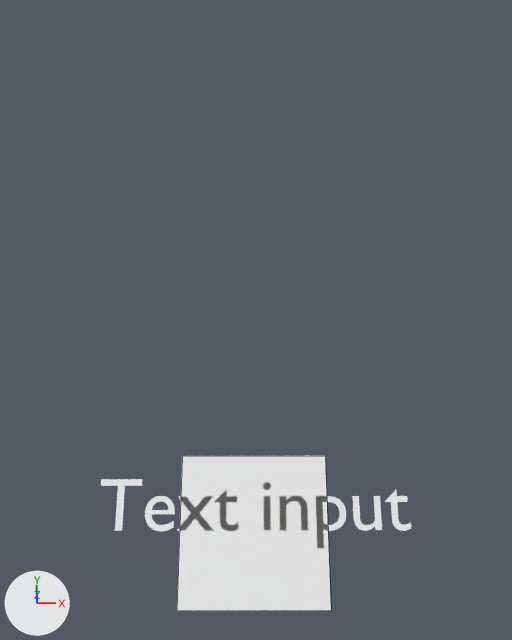
One commit to the Blender file blender_projects/f1.blend: the scene before it, then after it.
Both versions are drawn from a camera (50 mm lens) standing at (0.03, -0.71, 9.96) and looking at (0.04, 3.11, -0.24). The axes (+X, +Y, +Z) are drawn at lower left. The lights are the same throughout. Mesh edges are drawn as thin lines on the coarser meshes.

Objects in the first picture: 'MyMeshObject', 'MyTextObject'.
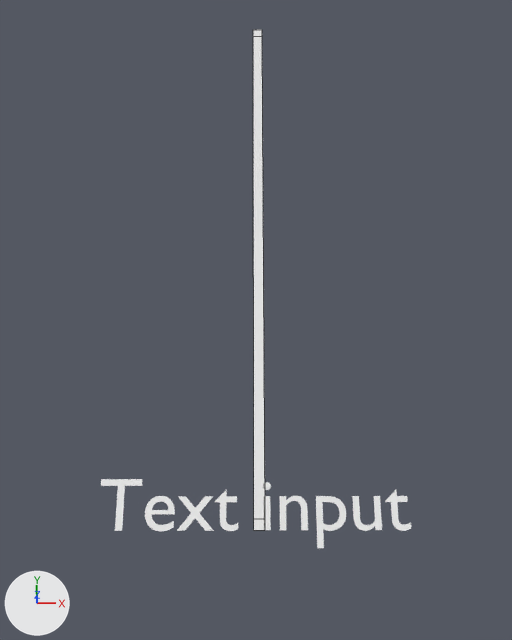
Pixel boxes [x1, y1, x2, y2] of what changed, in the pictures (512 x 640 px):
'MyMeshObject', deleted
    before: [177, 456, 331, 611]
'meshObject_P1', added
    after: [253, 36, 265, 519]
'meshObject_P1C1', added
    after: [254, 519, 265, 530]
'meshObject_P1C2', added
    after: [253, 30, 262, 36]

What changed in the scene script:
```text
Add me_meshdata_p1c2:
    me_meshdata_p1c2.from_pydata([(0.0, 8.35, 0.0), (0.0, 8.5, 0.0), (0.15, 8.5, 0.0), (0.15, 8.35, 0.0)], [], [(0, 1, 2, 3)])
Add me_meshdata_p1:
    me_meshdata_p1.from_pydata([(0.0, 0.15, 0.0), (0.0, 8.35, 0.0), (0.15, 8.35, 0.0), (0.15, 0.15, 0.0)], [], [(0, 1, 2, 3)])
Add me_meshdata_p1c1:
    me_meshdata_p1c1.from_pydata([(0.0, 0.0, 0.0), (0.0, 0.15, 0.0), (0.15, 0.15, 0.0), (0.15, 0.0, 0.0)], [], [(0, 1, 2, 3)])
Remove ob_mymeshobject:
    ob_mymeshobject = bpy.data.objects.new('MyMeshObject', me_mymeshdata)
    ob_mymeshobject.location = (0.0, 0.0, 0.0)
Add ob_meshobject_p1c2:
    ob_meshobject_p1c2 = bpy.data.objects.new('meshObject_P1C2', me_meshdata_p1c2)
    ob_meshobject_p1c2.location = (0.0, 0.0, 0.0)
Add ob_meshobject_p1:
    ob_meshobject_p1 = bpy.data.objects.new('meshObject_P1', me_meshdata_p1)
    ob_meshobject_p1.location = (0.0, 0.0, 0.0)
Add ob_meshobject_p1c1:
    ob_meshobject_p1c1 = bpy.data.objects.new('meshObject_P1C1', me_meshdata_p1c1)
    ob_meshobject_p1c1.location = (0.0, 0.0, 0.0)
```
